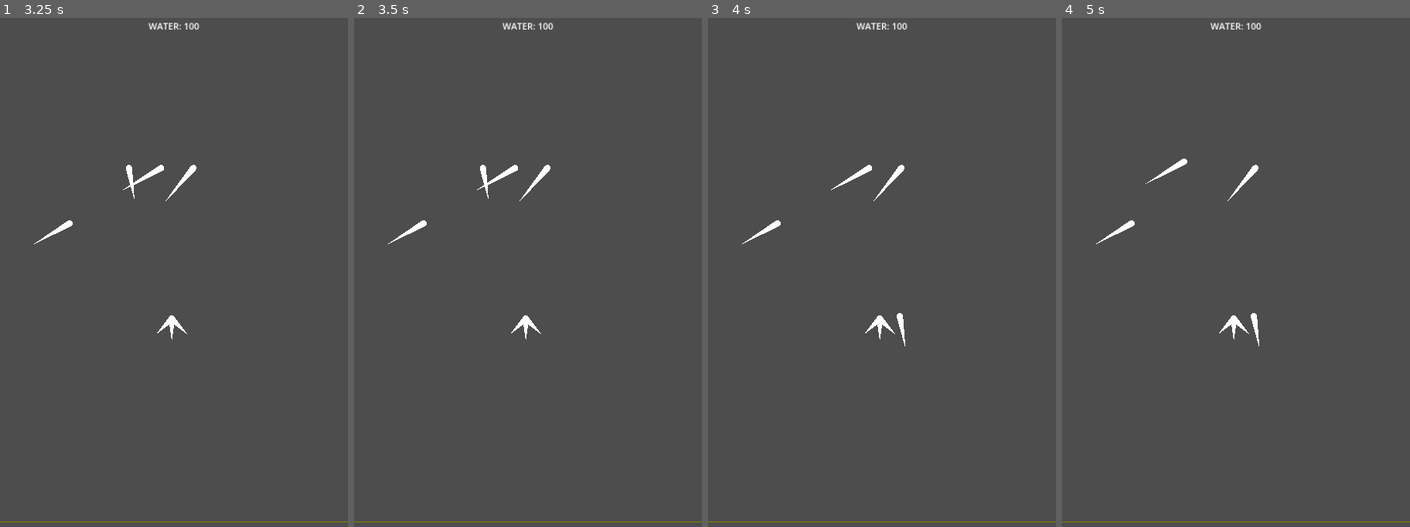
Above: before the commit, frames 1-4 (left to right).
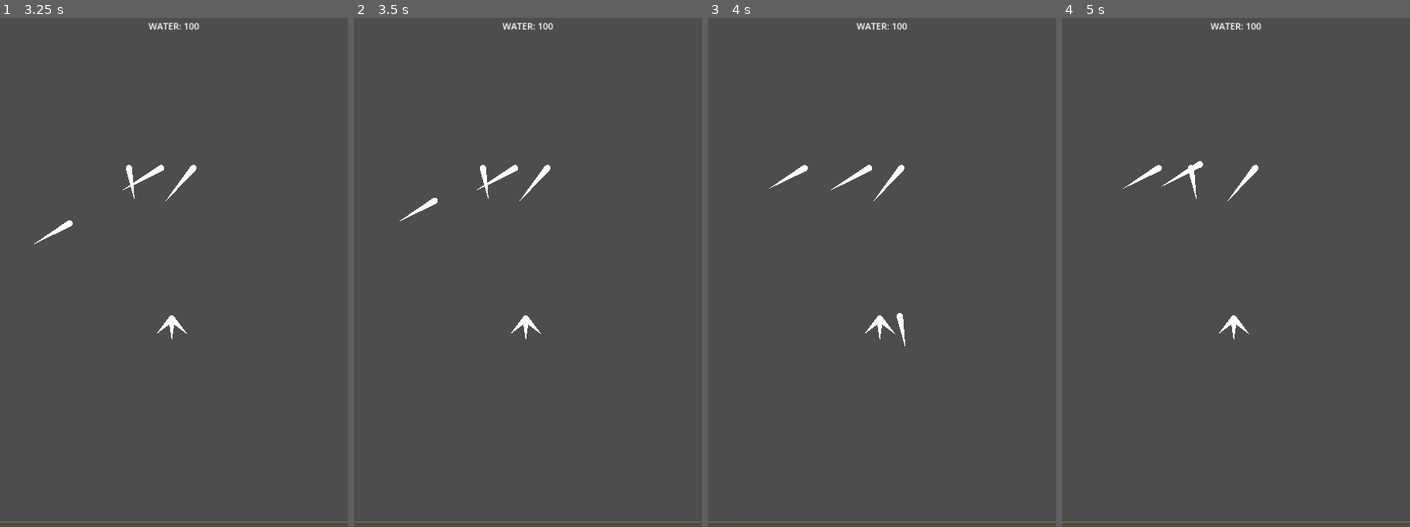
Above: after the commit, the same moments.

Repository: Disablak/ggj23
Game: Godot game, scene res://Main.tscn
Same seed, same stepped clock (60 frames per second), same inputs: the game is played once before the commit and once after it.
Inputs (mouse positions are in pixels of both pictures, inside the frame that each line leads up to):
- Up to frame 1 (3.25 s): tap Enter at 0.5, 2 s; drag from (170, 318) to (208, 180) at 0.52 s; tap Space at 1.25, 2.75 s; drag from (170, 318) to (156, 440) at 1.27 s; move the mouse to (170, 318) at 2.02 s; click (170, 318) at 2.17 s; drag from (97, 165) to (69, 221) at 2.77 s
- Up to frame 2 (3.5 s): no input
- Up to frame 3 (4 s): drag from (836, 165) to (899, 318) at 3.52 s
- Up to frame 4 (5 s): drag from (1222, 165) to (1183, 160) at 4.27 s

Frame 1 is identical in both runs. In frame 2, 0.2% of the frame differs, in the area x 9-24%, y 35-45%; in frame 3, 0.2%; in frame 4, 0.5%, in the area x 9-57%, y 27-65%.
Error before the commit: Invalid access to property or key 'position' on a base object of type 'Nil'. (res://scripts/RootsController.gd:91)
Error after the commit: Invalid access to property or key 'position' on a base object of type 'Nil'. (res://scripts/RootsController.gd:92)

Commit message:
add tween

Diff:
--- a/project.godot
+++ b/project.godot
@@ -23,6 +23,8 @@
 
 window/size/viewport_width=1080
 window/size/viewport_height=1920
+window/size/window_width_override=540
+window/size/window_height_override=960
 window/handheld/orientation=1
 window/stretch/mode="canvas_items"
 window/stretch/aspect="expand"
--- a/scenes/RootController.tscn
+++ b/scenes/RootController.tscn
@@ -1,8 +1,9 @@
-[gd_scene load_steps=4 format=3 uid="uid://b2p3l0t0hf1u1"]
+[gd_scene load_steps=5 format=3 uid="uid://y7x5p6jdqsbb"]
 
 [ext_resource type="Script" path="res://scripts/RootsController.gd" id="1_1ldu6"]
 [ext_resource type="PackedScene" uid="uid://bmcsnc8is2ew7" path="res://scenes/Stick.tscn" id="2_4pwkq"]
 [ext_resource type="Script" path="res://scripts/DrawHints.gd" id="3_16sm4"]
+[ext_resource type="Script" path="res://scripts/VisualEffects.gd" id="4_1hp63"]
 
 [node name="RootController" type="Node2D" node_paths=PackedStringArray("line2d_lower_edge", "draw_hints")]
 script = ExtResource("1_1ldu6")
@@ -40,6 +41,11 @@
 z_index = 1
 script = ExtResource("3_16sm4")
 
+[node name="VisualEffects" type="Node2D" parent="."]
+script = ExtResource("4_1hp63")
+
+[connection signal="on_wrong_release" from="." to="VisualEffects" method="_on_root_controller_on_wrong_release"]
+
 [editable path="Stick"]
 [editable path="Stick2"]
 [editable path="Stick3"]
--- a/scripts/RootsController.gd
+++ b/scripts/RootsController.gd
@@ -1,6 +1,7 @@
 class_name RootController
 extends Node2D
 
+signal on_wrong_release(released_stick : Stick)
 
 const DISTANCE_TO_DETECT_POINTS := 20
 const MAX_STICK_CHILDREN := 3
@@ -98,21 +99,26 @@
 
 		if stick.stick_children.size() >= MAX_STICK_CHILDREN:
 			printerr("Too many sticks!")
+			on_wrong_release.emit(selected_stick)
 			return
 
 		for stick_child in stick.stick_children:
 			if stick_child.stick_angle == selected_stick.stick_angle:
 				printerr("Sticks angle are same!")
+				on_wrong_release.emit(selected_stick)
 				return
 
 		for stick_j in all_sticks_in_root:
 			var interaction = Geometry2D.segment_intersects_segment(get_stick_start_pos(stick_j), get_stick_end_pos(stick_j), future_stick_start, future_stick_end)
 			if interaction != null:
 				printerr("Sticks interacts!")
+				on_wrong_release.emit(selected_stick)
 				return
 
 		set_sticks(stick, selected_stick, stick_pos)
 		return
+
+	on_wrong_release.emit(selected_stick)
 
 
 func init_start_sticks():
@@ -125,6 +131,13 @@
 
 		if is_lowest(stick):
 			lowest_stick = stick
+
+func get_stick_free_pos():
+	for pos in Global.CARD_STICK_POSES:
+		if dict_pos_and_stick.has(pos):
+			continue
+
+		return pos
 
 
 func try_to_spawn_new_sticks():
@@ -148,6 +161,7 @@
 
 func on_start_drag_stick(stick: Stick):
 	selected_stick = stick
+	dict_pos_and_stick.erase(stick.start_pos)
 
 
 func set_sticks(parent_stick: Stick, child_stick: Stick, parent_end_pos: Vector2):
@@ -187,7 +201,7 @@
 
 
 func remove_from_available(stick: Stick):
-	dict_pos_and_stick.erase(stick.start_pos)
+
 	try_to_spawn_new_sticks()
 
 
--- /dev/null
+++ b/scripts/VisualEffects.gd
@@ -0,0 +1,18 @@
+extends Node2D
+
+
+
+# Called when the node enters the scene tree for the first time.
+func _ready():
+	pass # Replace with function body.
+
+
+# Called every frame. 'delta' is the elapsed time since the previous frame.
+func _process(delta):
+	pass
+
+
+func _on_root_controller_on_wrong_release(released_stick):
+	var twin := create_tween()
+	twin.set_trans(Tween.TRANS_CUBIC)
+	twin.tween_property(released_stick, "position", released_stick.start_pos, 0.5)
Not shown: 1 places in Main.tscn that only renumber resources
Binary file added: white.png
Not shown, added: white.png.import
